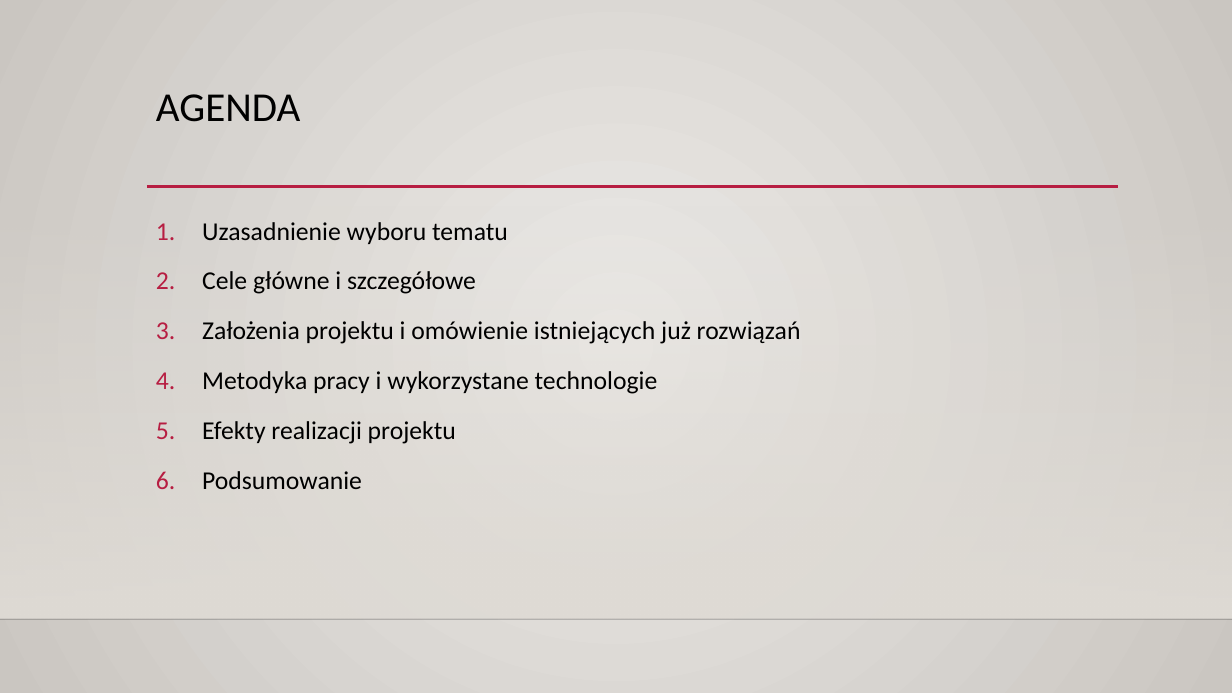
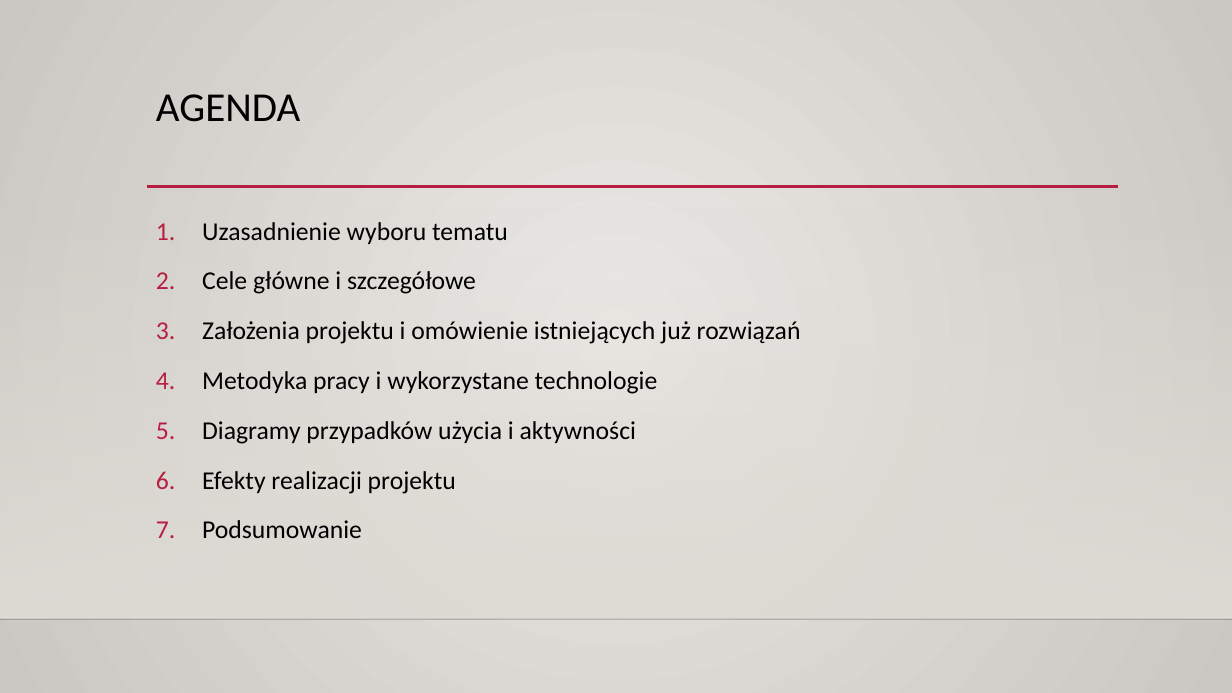
Before and after one commit to oliwiaglodek/MuzeumWPF, a slide deck: slide 2 of Prezentacja na obronę.pptx. Drawn at 1232x693 pixels with LibreOffice and Linux fonts; fonts in the diff are those of the drawing; background and template pictures are left out. Boxes give left, top, right and bottom in pixels: in the first picture for what was removed or moved away, otherwise in the second. Text is boxed around its words. In the diff, an @@ line names an element or a change of style, - is before the commit and + after.

```diff
--- a/Prezentacja na obronę.pptx
+++ b/Prezentacja na obronę.pptx
@@ text at box(202, 421, 636, 444): paragraph added @@
+5. Diagramy przypadków użycia i aktywności
```
Also in this commit, not shown: 9 other slides changed.
